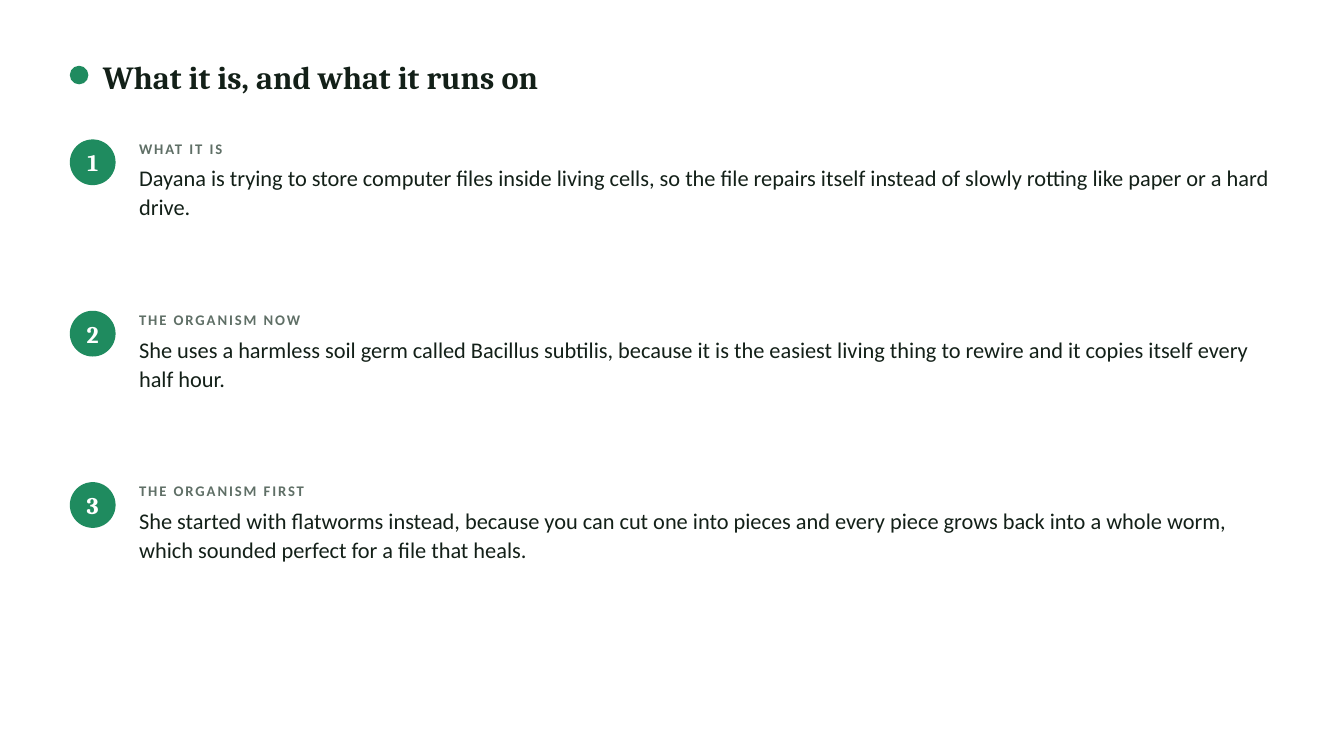
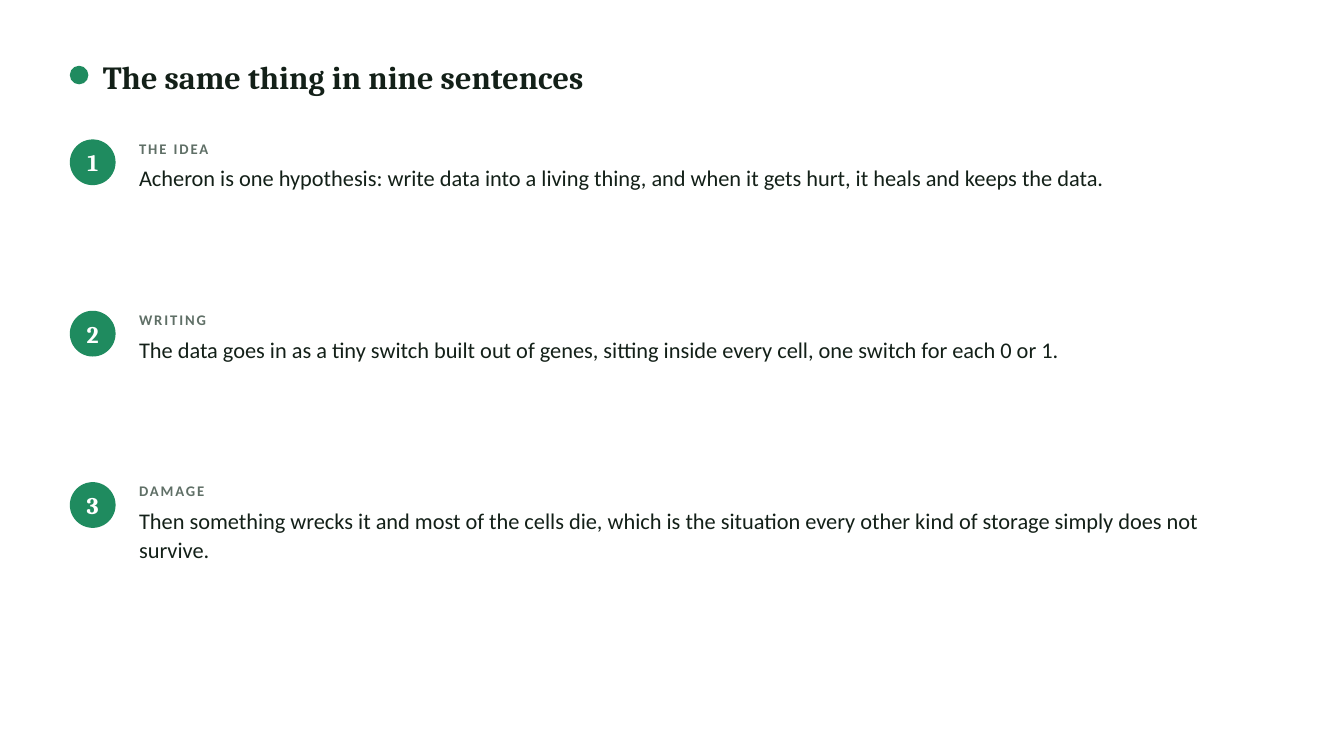
Before and after one commit to rewired89/Acheron, a slide deck: slide 3 of docs/pitch/Acheron_Plain_Explainer.pptx (slide 2 before the commit). Drawn at 1344x756 pixels with LibreOffice and Linux fonts; fonts in the diff are those of the drawing. Boxes give left, top, right and bottom in pixels: in the first picture for what was removed or moved away, otherwise in the second. Text is boxed around its words. In the diff, an @@ line names an element or a change of style, - is before the commit and + after.

```diff
--- a/docs/pitch/Acheron_Plain_Explainer.pptx
+++ b/docs/pitch/Acheron_Plain_Explainer.pptx
@@ text at [103, 66, 584, 96]: text changed @@
-What it is, and what it runs on
+The same thing in nine sentences
@@ text at [139, 144, 209, 154]: text changed @@
-WHAT IT IS
+THE IDEA
@@ text at [139, 170, 1103, 190]: text changed @@
-Dayana is trying to store computer files inside living cells, so the file repairs itself instead of slowly rotting like paper or a hard drive.
+Acheron is one hypothesis: write data into a living thing, and when it gets hurt, it heals and keeps the data.
@@ text at [139, 315, 206, 325]: text changed @@
-THE ORGANISM NOW
+WRITING
@@ text at [139, 342, 1058, 362]: text changed @@
-She uses a harmless soil germ called Bacillus subtilis, because it is the easiest living thing to rewire and it copies itself every half hour.
+The data goes in as a tiny switch built out of genes, sitting inside every cell, one switch for each 0 or 1.
@@ text at [139, 486, 204, 496]: text changed @@
-THE ORGANISM FIRST
+DAMAGE
@@ text at [139, 513, 1198, 558]: text changed @@
-She started with flatworms instead, because you can cut one into pieces and every piece grows back into a whole worm, which sounded perfect for a file that heals.
+Then something wrecks it and most of the cells die, which is the situation every other kind of storage simply does not survive.
```
Also in this commit, not shown: 6 other slides changed, 1 slide added, 2 other files.
